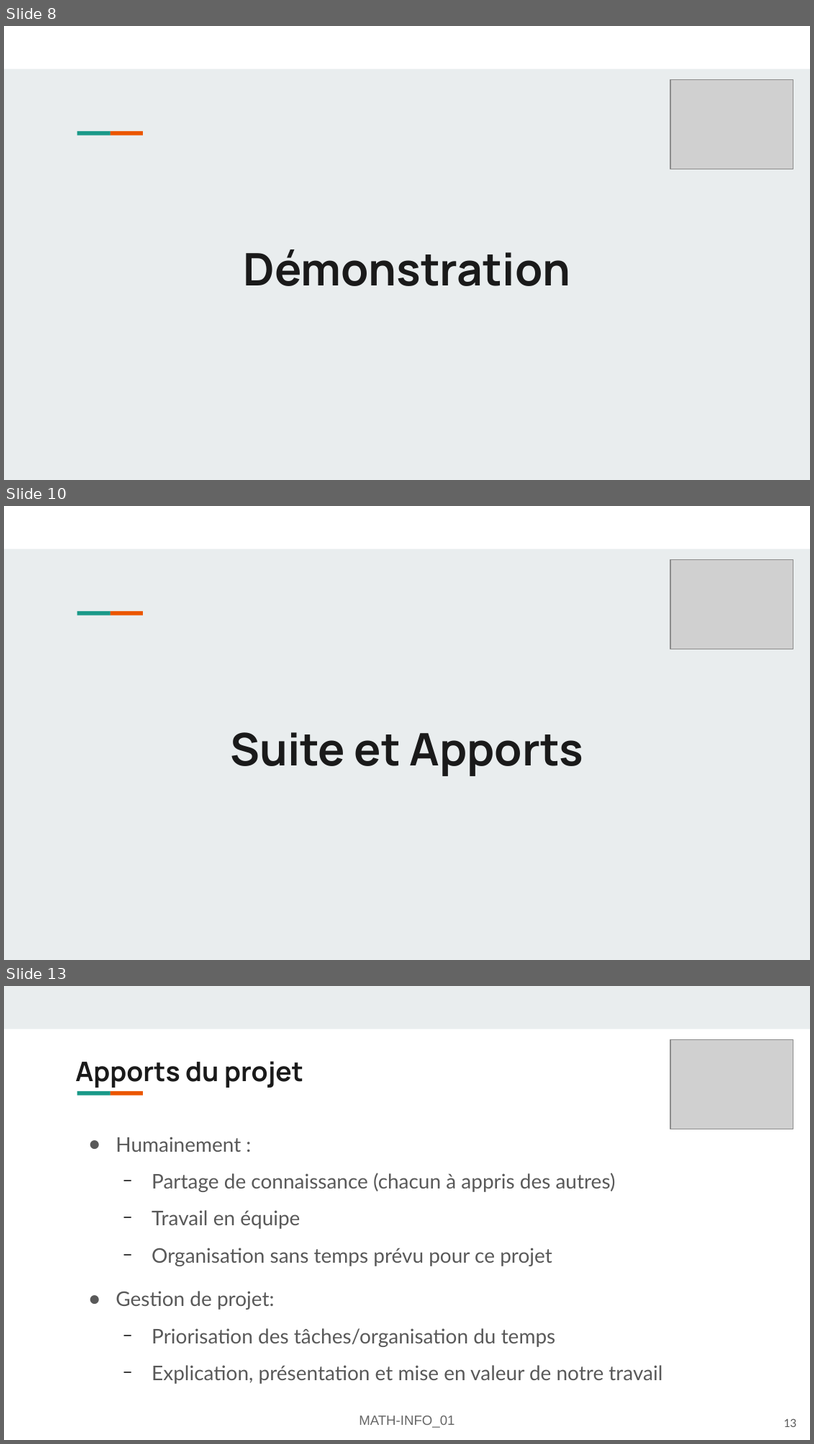
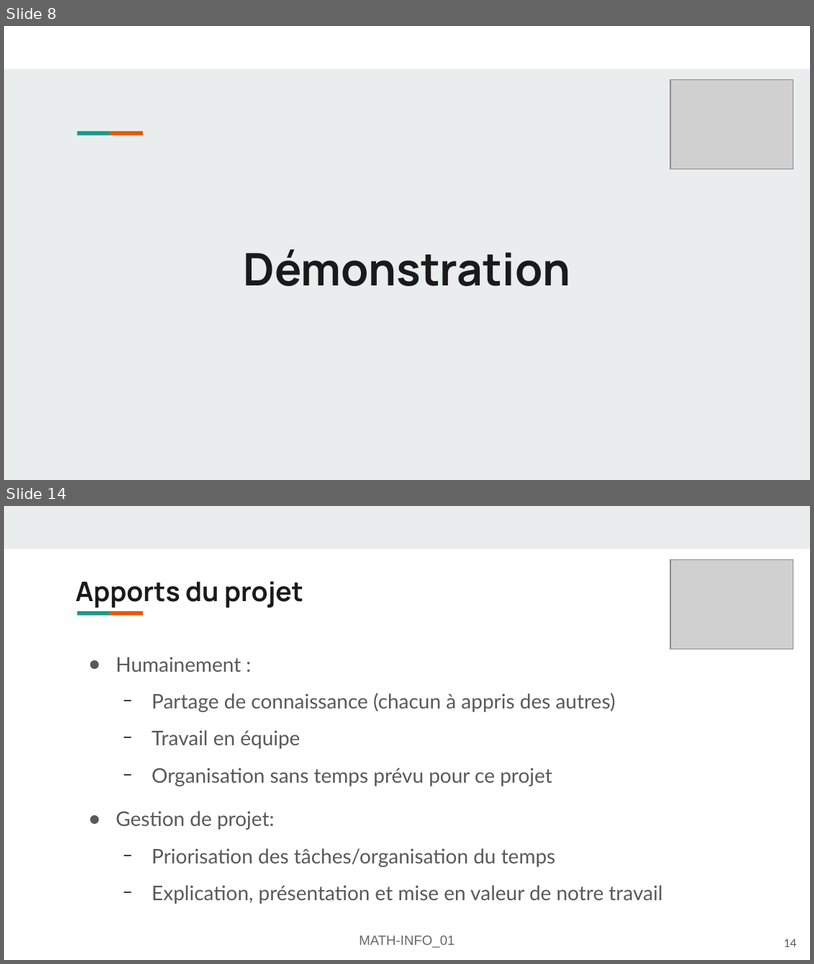
Before and after one commit to FlashOnFire/MirrorVerse, a slide deck: project_managment/pres2/MATH-INFO_01-Présentation-mirror-verse.odp. Shown one above the other, each under a label of ours: slides 8, 10 and 13 before the commit, slides 8 and 14 after it; the slides between them are not shown. The pictures are 814x1444 and 814x964 pixels, drawn with LibreOffice and Linux fonts; fonts in the diff are those of the drawing; grey boxes stand for pictures. Boxes give left, top, right and bottom in pixels: in the first picture for what was removed or moved away, otherwise in the second. Text is boxed around its words. In the diff, an @@ line names an element or a change of style, - is before the commit and + after.

```diff
--- a/project_managment/pres2/MATH-INFO_01-Présentation-mirror-verse.odp
+++ b/project_managment/pres2/MATH-INFO_01-Présentation-mirror-verse.odp
@@ slide 10 removed at <box>4,506,810,960</box>, background #E9EDEE; not listed: 3 template elements that a slide beside it also shows @@
@@ picture removed at <box>671,560,795,649</box> @@
@@ title removed at <box>231,732,584,776</box> @@
-Suite et Apports
@@ what was slide 13 is now slide 14 @@
@@ page number at <box>784,939,797,947</box>: text changed @@
-13
+14
```
Also in this commit, not shown: 8 slides changed, 2 slides added, 1 other file.
